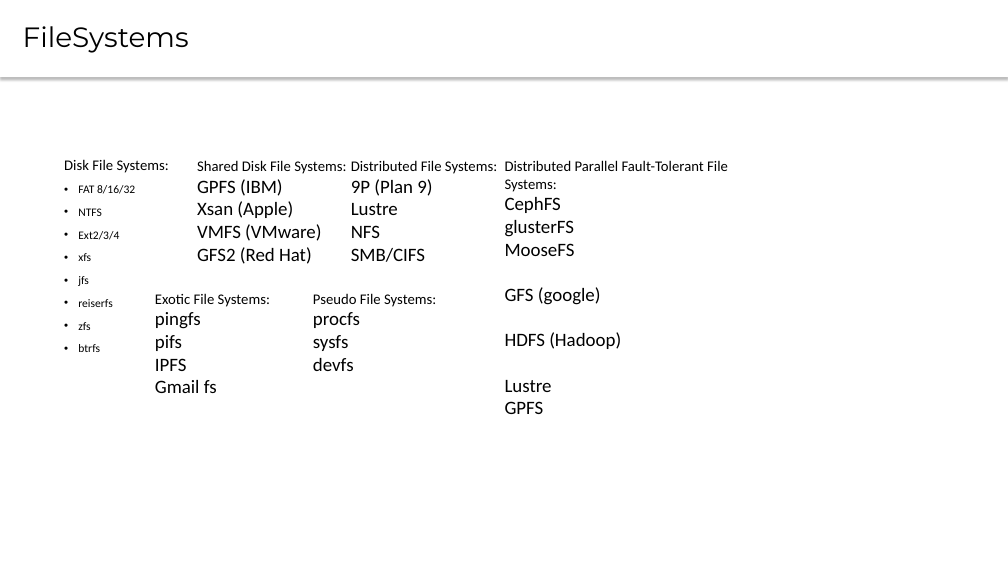
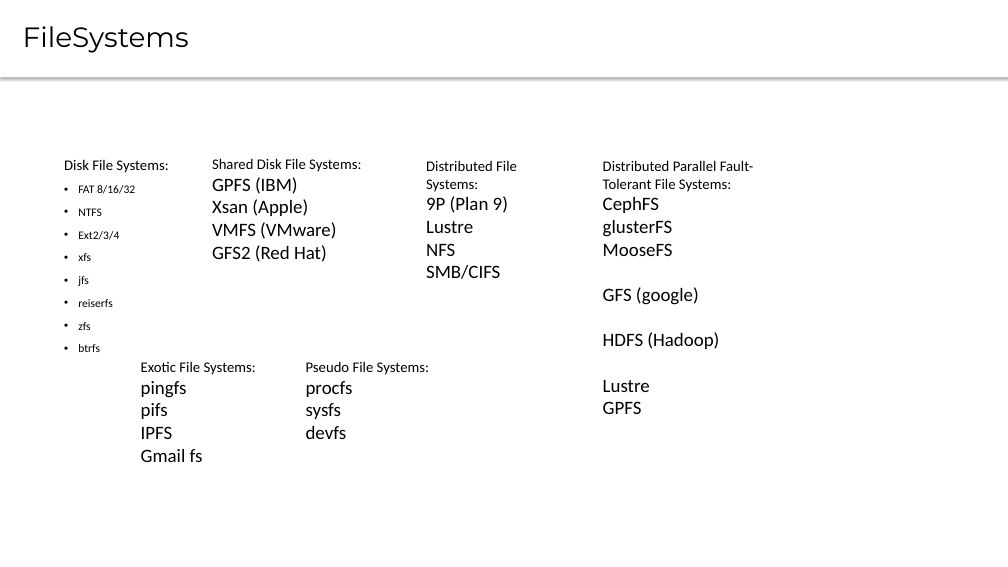
Before and after one commit to CsteerDevops1/lectures_devops2, a slide deck: slide 6 of LinuxAdm/LinuxAdm2.pptx. Drawn at 1008x567 pixels with LibreOffice and Linux fonts; fonts in the diff are those of the drawing. Boxes give left, top, right and bottom in pixels: in the first picture for what was removed or moved away, otherwise in the second. Text is boxed around its words. In the diff, an @@ line names an element or a change of style, - is before the commit and + after.

```diff
--- a/LinuxAdm/LinuxAdm2.pptx
+++ b/LinuxAdm/LinuxAdm2.pptx
@@ text "Shared Disk File Systems:": place and size @@
-text "Shared Disk File Systems:" at (197, 160, 346, 264)
+text "Shared Disk File Systems:" at (212, 158, 361, 262)
@@ text "Distributed File Systems:" rewrapped from (351, 160, 497, 262) to (426, 160, 517, 279) @@
@@ text "Distributed Parallel Fault-Tolerant File Systems:" rewrapped from (505, 160, 728, 414) to (603, 160, 754, 414) @@
@@ text "Exotic File Systems:": place and size @@
-text "Exotic File Systems:" at (155, 293, 270, 393)
+text "Exotic File Systems:" at (141, 361, 256, 462)
@@ text "Pseudo File Systems:": place and size @@
-text "Pseudo File Systems:" at (313, 293, 436, 371)
+text "Pseudo File Systems:" at (306, 361, 429, 439)
```
Also in this commit, not shown: 6 other slides changed, 3 other files.
